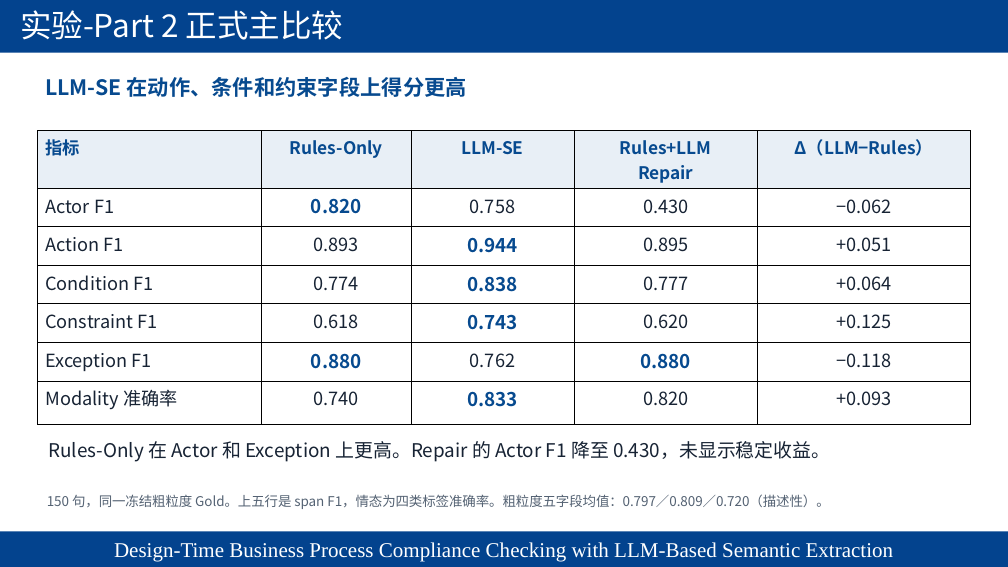
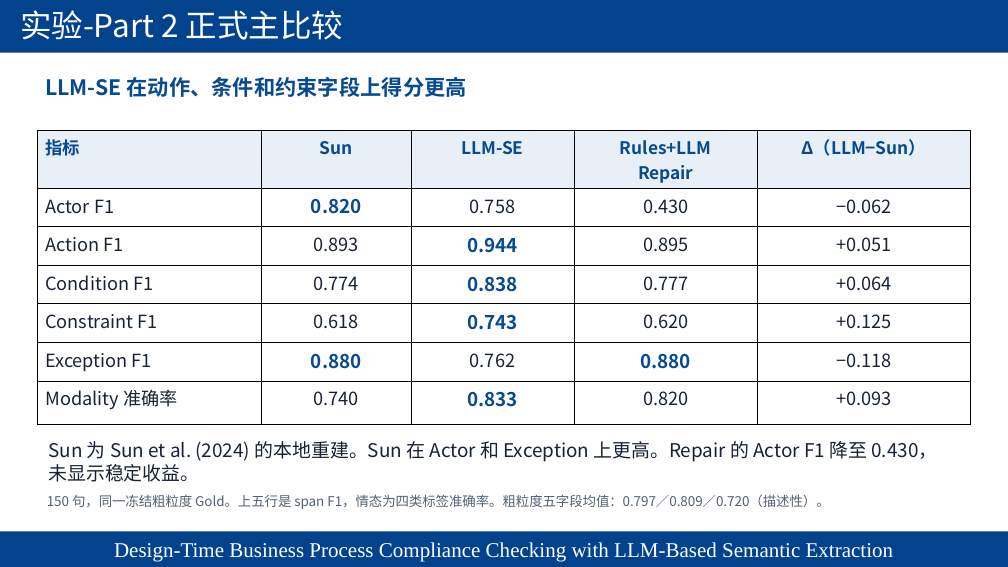
Before and after one commit to chaos-66/LLM4BPC, a slide deck: slide 20 of formal_experiment/paper/presentations/LLM4BPC_Semantic_Extraction_Revised.pptx. Drawn at 1008x567 pixels with LibreOffice and Linux fonts; fonts in the diff are those of the drawing; background and template pictures are left out. Boxes give left, top, right and bottom in pixels: in the first picture for what was removed or moved away, otherwise in the second. Text is boxed around its words. In the diff, an @@ line names an element or a change of style, - is before the commit and + after.

```diff
--- a/formal_experiment/paper/presentations/LLM4BPC_Semantic_Extraction_Revised.pptx
+++ b/formal_experiment/paper/presentations/LLM4BPC_Semantic_Extraction_Revised.pptx
@@ table at [38,131,971,416] @@
-row 1, column 2: Rules-Only
+row 1, column 2: Sun
-row 1, column 5: Δ（LLM−Rules）
+row 1, column 5: Δ（LLM−Sun）
@@ text at [48,441,937,482]: text changed @@
-Rules-Only 在 Actor 和 Exception 上更高。Repair 的 Actor F1 降至 0.430，未显示稳定收益。
+Sun 为 Sun et al. (2024) 的本地重建。Sun 在 Actor 和 Exception 上更高。Repair 的 Actor F1 降至 0.430，未显示稳定收益。
```
Also in this commit, not shown: 1 other slide changed, 16 other files.
